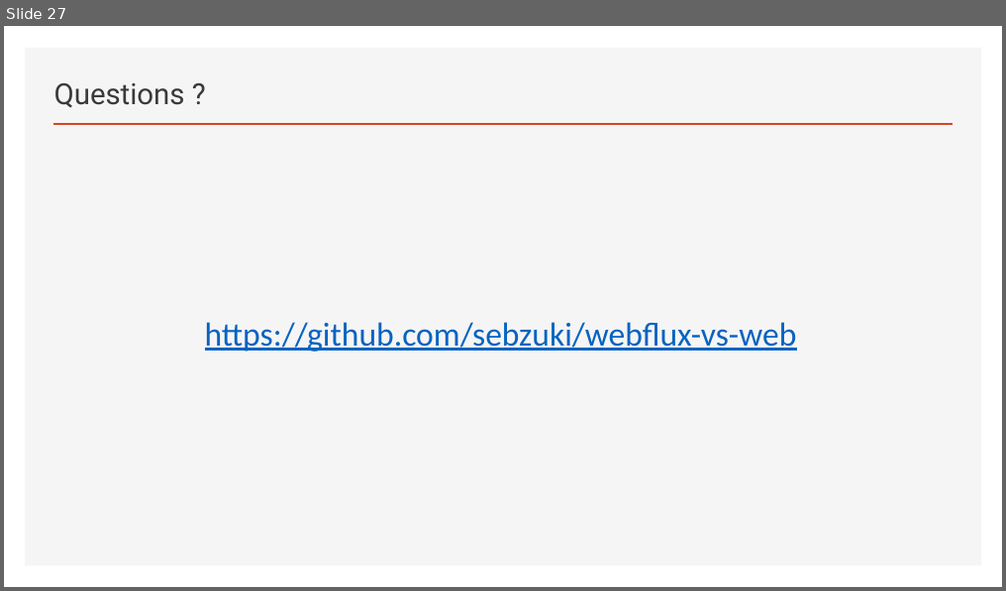
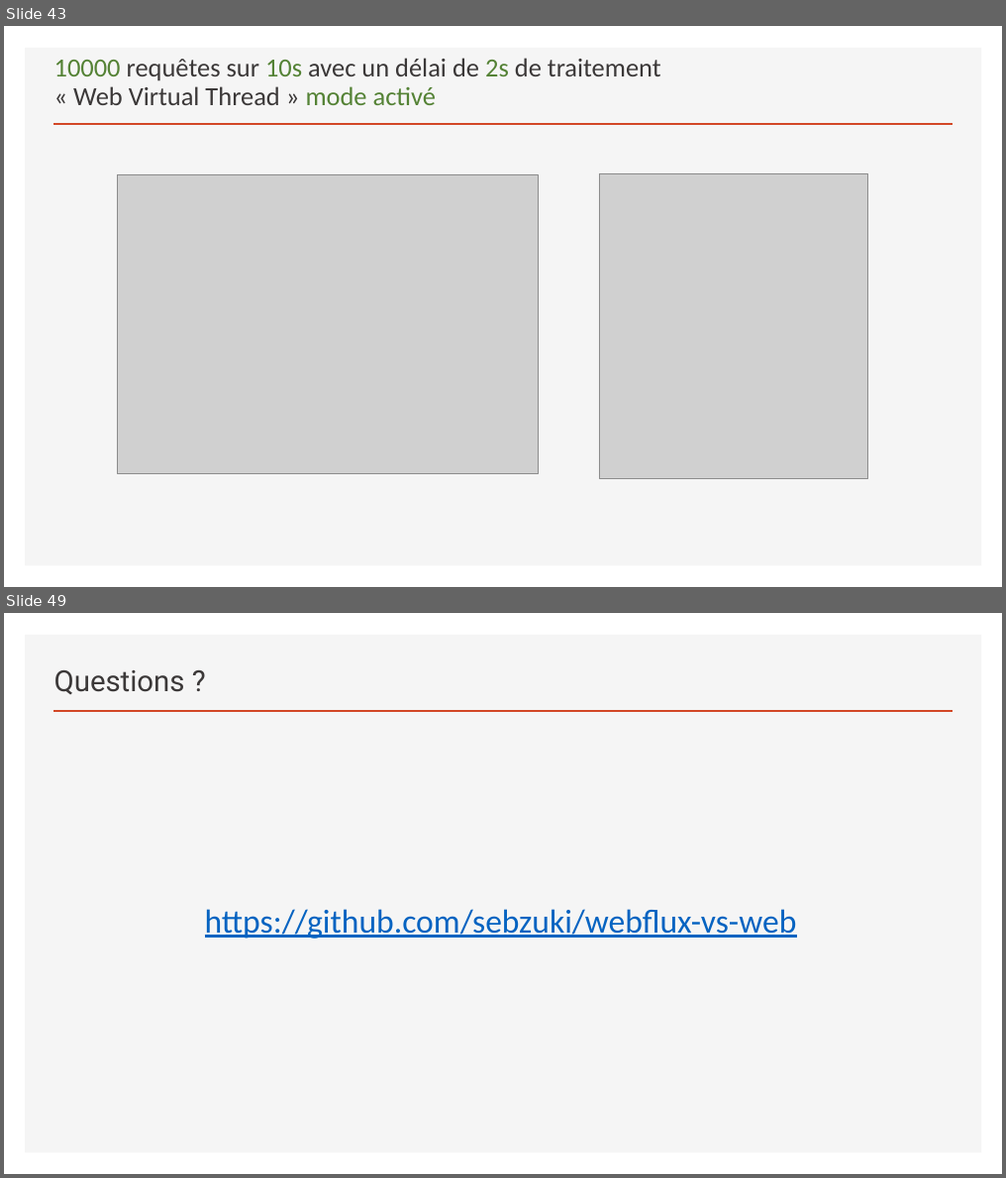
Before and after one commit to sebzuki/webflux-vs-web, a slide deck: REACTIVE.pptx. Shown one above the other, each under a label of ours: slide 27 before the commit, slides 43 and 49 after it; the slides between them are not shown. The pictures are 1006x591 and 1006x1178 pixels, drawn with LibreOffice and Linux fonts; fonts in the diff are those of the drawing; grey boxes stand for pictures. Boxes give left, top, right and bottom in pixels: in the first picture for what was removed or moved away, otherwise in the second. Text is boxed around its words. In the diff, an @@ line names an element or a change of style, - is before the commit and + after.

```diff
--- a/REACTIVE.pptx
+++ b/REACTIVE.pptx
@@ slide 43 added at <box>4,26,1002,587</box>, background #FFFFFF; not listed: 2 template elements that a slide beside it also shows @@
@@ title added at <box>54,58,661,105</box>, 25.2 pt, text #3B3838 @@
+10000 requêtes sur 10s avec un délai de 2s de traitement
+« Web Virtual Thread » mode activé
@@ picture added at <box>599,174,868,478</box> @@
@@ picture added at <box>118,174,538,473</box> @@
@@ what was slide 27 is now slide 49 @@
```
Also in this commit, not shown: 7 slides changed, 32 other slides added, 11 slides removed, 33 other files.
